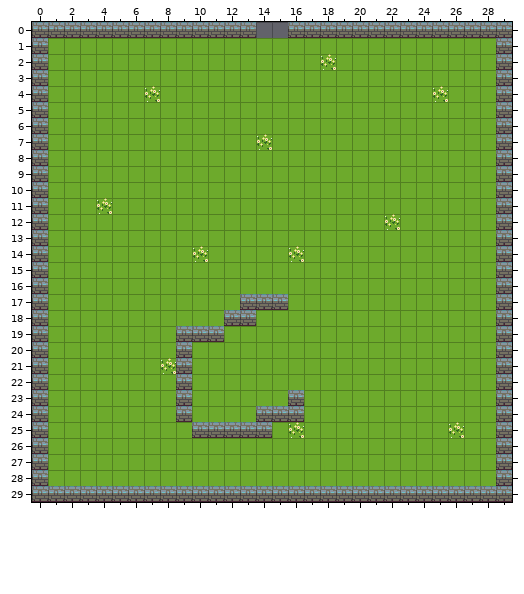
An edit to a level. Tiled map, res/rooms/center.tmx. That is the earlier state.
Cells are 16x16 px. Shown: x 0..29, y 0..29.
New version:
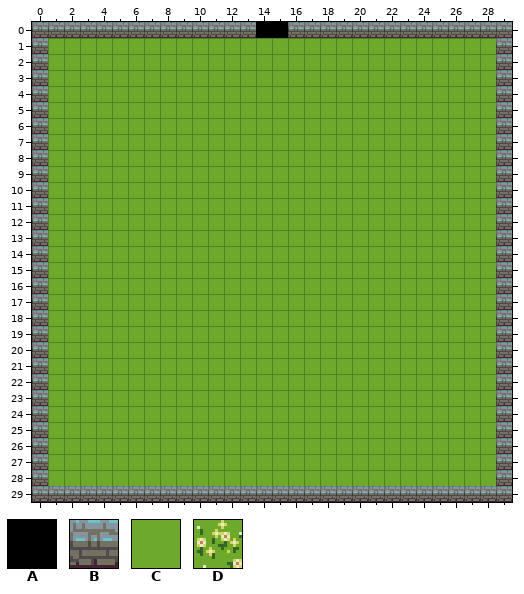
Key: from "exits": A 0; from "tiles": B 0, C 11, D 12.
_ is an empty cell.
Tiles of an added or newly shown layer are drawn over the layers below it.
Change:
Layer "ground":
The edit turns tile B into tile C in row 17 at x 13 to 15; in row 18 at x 12 to 13; in row 19 at x 9 to 11; in rows 20 to 22 at x 9; in row 23 at x 9 and 16; in row 24 at x 9 and 14 to 16.
The edit turns tile B into tile C in row 25 at x 10 to 14.
The edit turns tile D into tile C in row 2 at x 18; in row 4 at x 7 and 25; in row 7 at x 14; in row 11 at x 4; in row 12 at x 22; in row 14 at x 10 and 16.
The edit turns tile D into tile C in row 21 at x 8; in row 25 at x 16 and 26.
Layer "blocks_exits" (added):
There is now tile A in row 0 at x 14 to 15.
